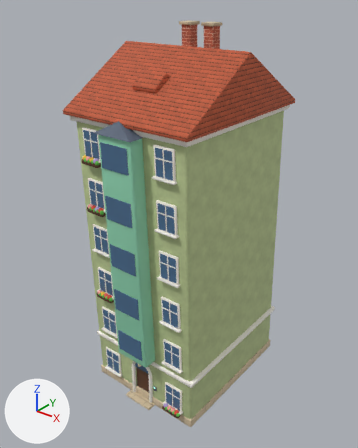
The glTF model assets/architecture/house_j.gltf, before and after one commit.
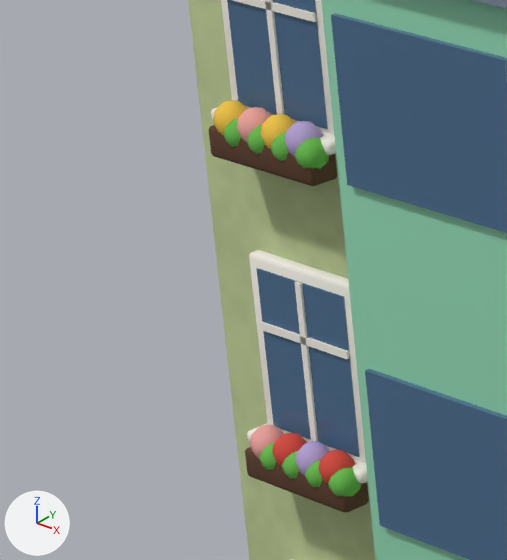
The first picture shows the older version from a camera (50 mm lens) standing at (17.6, -23.2, 25.3) and looking at (-0.5, -0.6, 11.2). The close-ups show the older and then the newer version on the part from 14% to 35% of the width and 31% to 50% of the height of that picture. Only the edits that show in the close-ups are written down. The axes (+X, +Y, +Z) are drawn at lower left. The lights are the same throughout. Objects named as collision shapes, trigger or cutter boxes, shadow casters or lower levels of detail are left out. Where no turn or scale is listed for an object, it has been applied to the vertices. Vertices at exactly the same position are counted once.

The older version as bpy lines, for what is in view:
```python
me_house_j_mesh = bpy.data.meshes.new('house_j_mesh')
me_house_j_mesh.from_pydata(...)  # 8285 vertices, 15562 faces; spans x -5.1..4.1, y -6.1..5.4, z 0.0..23.2
me_house_j_mesh.materials.append(mat_plaster_sage)
me_house_j_mesh.materials.append(mat_vestibule)  # brown #6b5446
me_house_j_mesh.materials.append(mat_trim_white)  # white #f7f3ea
me_house_j_mesh.materials.append(mat_emit_window)  # blue #4b6d8f
me_house_j_mesh.materials.append(mat_stone)  # picture img_stone
me_house_j_mesh.materials.append(mat_emit_screen)  # cyan #bdf5e8, glowing green #7cf2d4
me_house_j_mesh.materials.append(mat_emit_lamp)  # beige #fff4d6
me_house_j_mesh.materials.append(mat_darkwood)  # brown #5c3b26
me_house_j_mesh.materials.append(mat_flower_red)  # red #d9483b
me_house_j_mesh.materials.append(mat_leaf)  # green #6cbf4f
me_house_j_mesh.materials.append(mat_flower_sun)  # yellow #f6c945
me_house_j_mesh.materials.append(mat_flower_pink)  # pink #f2a7a0
me_house_j_mesh.materials.append(mat_flower_coral)  # red #ef6a5b
me_house_j_mesh.materials.append(mat_flower_lilac)  # purple #b9a3d8
me_house_j_mesh.materials.append(mat_paint_mint)  # green #8fd3b0
me_house_j_mesh.materials.append(mat_roof_slate)  # greyish blue #5a6577
me_house_j_mesh.materials.append(mat_roof_tiles)  # picture img_roof_tiles
me_house_j_mesh.materials.append(mat_brick)  # picture img_brick
ob_house_j_mesh = bpy.data.objects.new('house_j_mesh', me_house_j_mesh)
ob_house_j_mesh.location = (0.0, 0.0, 0.0)
```
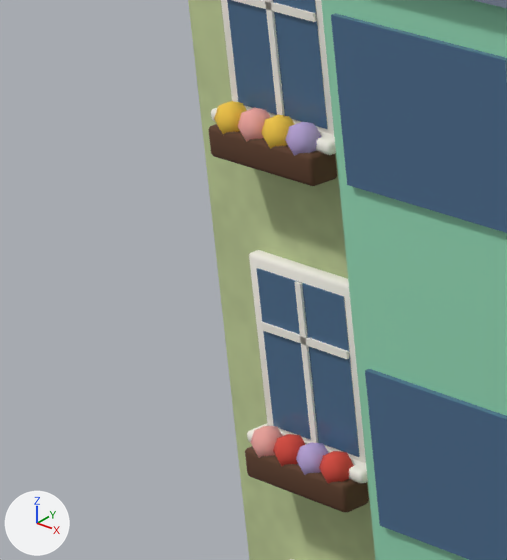
The change in detail:
me_house_j_mesh is used by ob_house_j_mesh; location (0.0, 0.0, 0.0).
me_house_j_mesh had 8285 vertices, 15562 faces and spanned x -5.1..4.1, y -6.1..5.4, z 0.0..23.2.
me_house_j_mesh now has 4453 vertices, 8310 faces and spans x -5.1..4.1, y -6.1..5.4, z 0.0..23.2.
me_house_j_mesh part 1: 34 vertices moved within x -3.4..0.2, y -5.4..-5.2, z 13.1..16.1; 777 vertices removed from x -3.7..0.4, y -5.5..-5.2, z 13.0..16.4; 9 vertices added at x -3.7..-0.9, y -5.4..-5.2, z 13.1..16.1.
Other edits to the shape of me_house_j_mesh do not show in these pictures.
me_house_j_mesh no longer uses material mat_leaf (green #6cbf4f).

Location of each change, [x1, y1, x2, y2] in pixels of the close-ups (507 x 560 px):
part 1 of me_house_j_mesh, cut back
    before: [213, 100, 361, 497]
    after: [216, 123, 347, 484]
